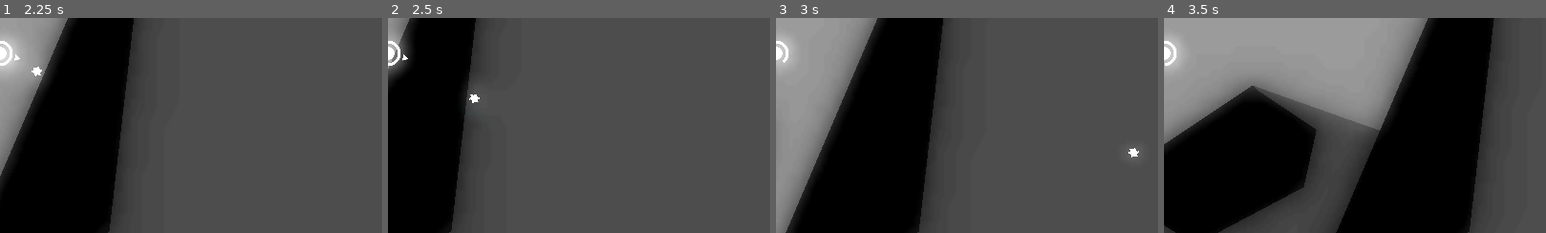
Above: before the commit, frames 1-4 (left to right).
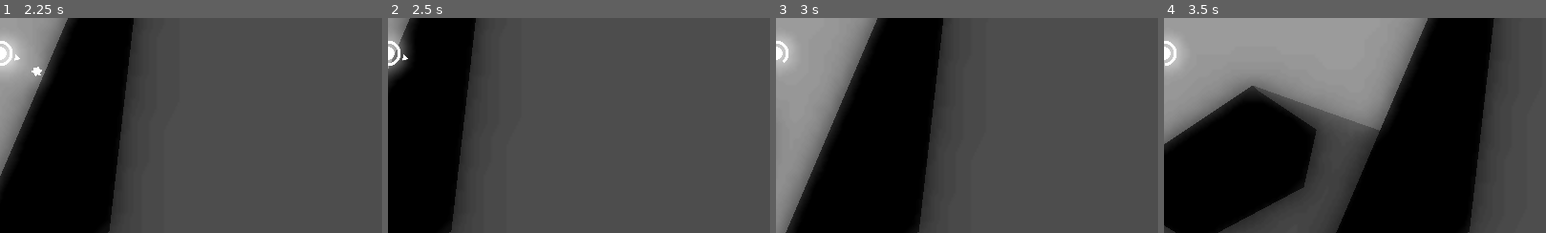
Above: after the commit, the same moments.

Repository: Quicksilver151/Circles-Adventure
Game: Godot game, scene res://Scenes/Menu.tscn
Same seed, same stepped clock (60 frames per second), same inputs: the game is played once before the commit and once after it.
Inputs (mouse positions are % of the whole screen's width and height, from its top left):
- Up to frame 1 (2.25 s): click "Play" at 0.5 s; tap Enter (ui_accept) at 1.25, 1.52 s; move the mouse to (45, 70) at 1.27 s; hold Shift (a_dash) 1.28-2.03 s; hold Right (ui_right) from 1.28 s (still down); move the mouse to (80, 65) at 2.02 s; tap Space (a_shoot) at 2.1 s
- Up to frame 2 (2.5 s): keep holding Right (ui_right); tap Enter (ui_accept) at 2.27 s
- Up to frame 3 (3 s): move the mouse to (20, 35) at 2.77 s; release Right (ui_right) at 2.78 s; hold Left (ui_left) from 2.78 s (still down); hold Shift (a_dash) from 2.78 s (still down)
- Up to frame 4 (3.5 s): keep holding Left (ui_left); keep holding Shift (a_dash)
The pictures show only the part of the screen within x 50-100%, y 42-92%; the shares and areas given below are measured in that part.

Frame 1 is identical in both runs. In frame 2, less than 0.1% of the frame differs, in the area x 21-24%, y 35-40%; in frame 3, less than 0.1%; in frame 4, nothing differs.

Commit message:
bullet break on collision

Diff:
--- a/Components/Bullet.gd
+++ b/Components/Bullet.gd
@@ -17,6 +17,8 @@
 		if body.is_in_group("destructable"):
 			body.queue_free()
 			queue_free()
+		if body is StaticBody2D:
+			queue_free()
 
 	if visibility_notif.is_on_screen() or vis_timer:
 		return
